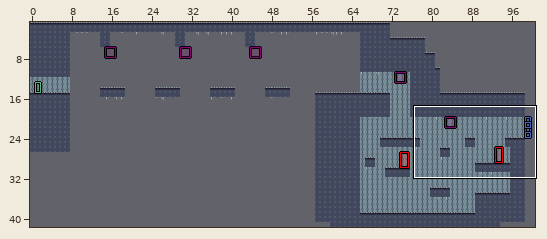
A LDtk project gets an edit: levels/level.json. The first picture is a wide view before the edit; the outline marks the close-up.
Close-up. As it was:
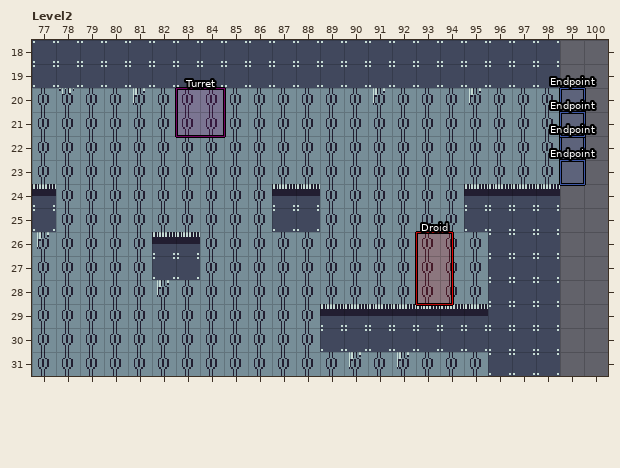
Cells are 16x16 px. Shown: Level2 x 77..100, y 18..31. The commit also changed other parts of the map, which this record leaves out.
Now the later version:
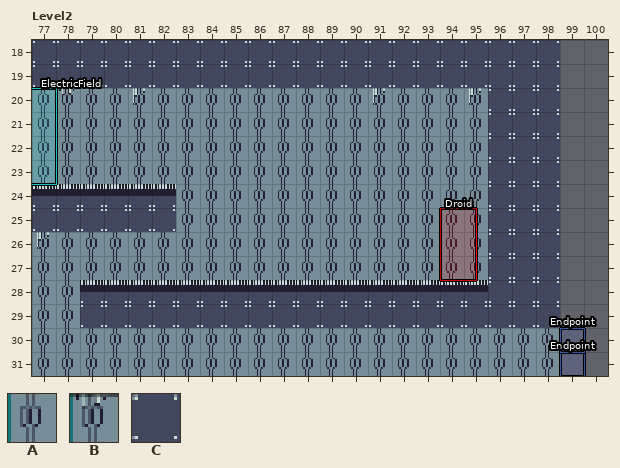
Key: from "Background": A 1; from "Foreground": B 1; from "Platforms": C 1 "platforms".
_ is an empty cell.
Objects are placed by their top-left corner, in cells (3,4 is the top-left corner of cell 3,4); size is 1x1 cell unless given.
What changed:
{"where": "layer \"Background\""}
{"y":20,"x":96,"old":"AAA","new":"___"}
{"y":21,"x":96,"old":"AAA","new":"___"}
{"y":22,"x":96,"old":"AAA","new":"___"}
{"y":23,"x":96,"old":"AAA","new":"___"}
{"y":24,"x":87,"old":"__","new":"AA"}
{"y":25,"x":87,"old":"__","new":"AA"}
{"y":29,"x":86,"old":"AAA","new":"___"}
{"y":29,"x":95,"old":"A","new":"_"}
{"y":30,"x":89,"old":"______","new":"AAAAAA"}
{"y":30,"x":96,"old":"___","new":"AAA"}
{"y":31,"x":96,"old":"___","new":"AAA"}
{"where": "layer \"Platforms\""}
{"y":20,"x":96,"old":"___","new":"CCC"}
{"y":21,"x":96,"old":"___","new":"CCC"}
{"y":22,"x":96,"old":"___","new":"CCC"}
{"y":23,"x":96,"old":"___","new":"CCC"}
{"y":24,"x":78,"old":"_____","new":"CCCCC"}
{"y":24,"x":87,"old":"CC","new":"__"}
{"y":24,"x":95,"old":"C","new":"_"}
{"y":25,"x":78,"old":"_____","new":"CCCCC"}
{"y":25,"x":87,"old":"CC","new":"__"}
{"y":25,"x":95,"old":"C","new":"_"}
{"y":26,"x":82,"old":"CC","new":"__"}
{"y":27,"x":82,"old":"CC","new":"__"}
{"y":28,"x":79,"old":"_________________","new":"CCCCCCCCCCCCCCCCC"}
{"y":29,"x":79,"old":"__________","new":"CCCCCCCCCC"}
{"y":30,"x":89,"old":"CCCCCCCCCC","new":"__________"}
{"y":31,"x":96,"old":"CCC","new":"___"}
{"where": "layer \"Foreground\""}
{"y":28,"x":82,"old":"B","new":"_"}
{"y":31,"x":90,"old":"B","new":"_"}
{"y":31,"x":92,"old":"B","new":"_"}
{"where": "layer \"Entities\""}
{"was": "\"Droid\" rectangle at 93,26 size 1.5x3", "now": "\"Droid\" rectangle at 94,25 size 1.5x3"}
{"was": "\"Endpoint\" rectangle at 99,23", "now": "outside this view"}
{"was": "\"Endpoint\" rectangle at 99,22", "now": "outside this view"}
{"was": "\"Endpoint\" rectangle at 99,21", "now": "\"Endpoint\" rectangle at 99,31"}
{"was": "\"Endpoint\" rectangle at 99,20", "now": "\"Endpoint\" rectangle at 99,30"}
{"now": "\"ElectricField\" rectangle at 76,20 size 2x4"}
{"was": "\"Turret\" rectangle at 83,20 size 2x2"}
